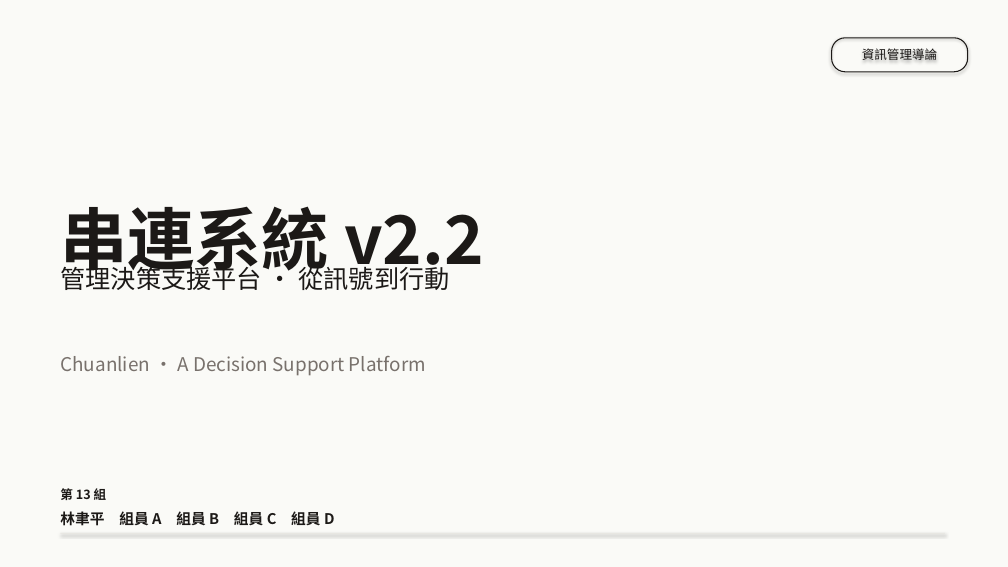
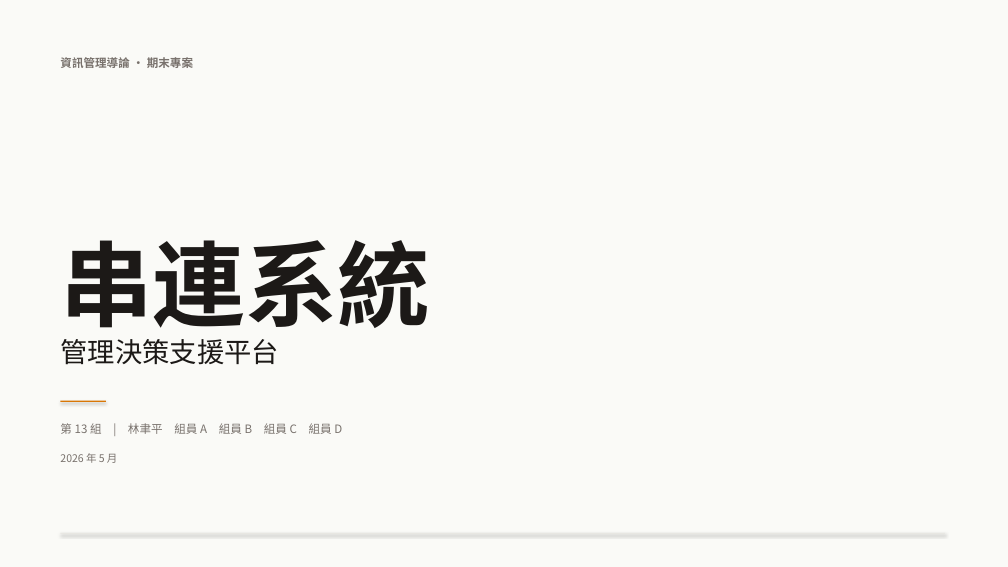
Before and after one commit to Peter2594/chuanlien-system-v2, a slide deck: slide 1 of docs/串連系統_簡報.pptx. Drawn at 1008x567 pixels with LibreOffice and Linux fonts; fonts in the diff are those of the drawing. Boxes give left, top, right and bottom in pixels: in the first picture for what was removed or moved away, otherwise in the second. Text is boxed around its words. In the diff, an @@ line names an element or a change of style, - is before the commit and + after.

Commit message:
docs(slides): 三頁排版重做 — 封面、效益、結尾
封面 (slide 1):
- 主標 64pt → 88pt，更大、置中、單字「串連系統」
- 拿掉雪花裝飾 / 中央 hairline，純粹靠字級階層
- 組員從 14pt 兩行 → 11pt 一行小字
- 加 0.6" 橘黃短線當視覺呼吸點
- 整頁留白比例提升到 ~70%

效益頁 (slide 13):
- 4 卡並排 → 2x2 grid
- 數字字級 56pt → 54pt 但卡片寬度翻倍（左大數字 + 右描述）
- 描述改寫成「原本/現在」對比，不再寫「Asymmetric Detection」這種術語
- 去除 add_asterisk 裝飾

結尾頁 (slide 16):
- 移除「Thank You · Q & A」pill（學生簡報反模式）
- 主標 48pt → 72pt 置中
- 加 0.8" 橘黃細線當視覺重心
- 底部只留組別小字（< 10pt）
- 整頁就一句 take-away：「工程現實 ≠ 學術理想」

```diff
--- a/docs/串連系統_簡報.pptx
+++ b/docs/串連系統_簡報.pptx
@@ text at (x1=60, y1=57, x2=193, y2=68): text changed; size 12 to 11 pt; text colour #1C1917 to #78716C; bold on @@
-資訊管理導論
+資訊管理導論 · 期末專案
@@ text "資訊管理導論 · 期末專案" moved from (x1=832, y1=38, x2=968, y2=72) to (x1=60, y1=57, x2=193, y2=68) @@
@@ text "資訊管理導論 · 期末專案" at (x1=60, y1=57, x2=193, y2=68): vertical alignment middle to top; outline #1C1917 1 pt to none; shadow off @@
@@ text at (x1=60, y1=240, x2=430, y2=342): text changed; size 64 to 88 pt @@
-串連系統 v2.2
+串連系統
@@ text at (x1=60, y1=339, x2=278, y2=365): text changed; size 24 to 26 pt @@
-管理決策支援平台 · 從訊號到行動
+管理決策支援平台
@@ text removed at (x1=60, y1=356, x2=426, y2=376) @@
-Chuanlien · A Decision Support Platform
@@ rectangle added at (x1=60, y1=401, x2=106, y2=402), fill #D97706 @@
@@ text at (x1=60, y1=423, x2=342, y2=434): text changed; size 14 to 11 pt; text colour #1C1917 to #78716C; bold off @@
-林聿平 組員 A 組員 B 組員 C 組員 D
+第 13 組 | 林聿平 組員 A 組員 B 組員 C 組員 D
@@ text added at (x1=60, y1=453, x2=118, y2=463), 10 pt, text #78716C @@
+2026 年 5 月
@@ text removed at (x1=60, y1=488, x2=107, y2=500) @@
-第 13 組
```
Also in this commit, not shown: 2 other slides changed, 1 other file.
